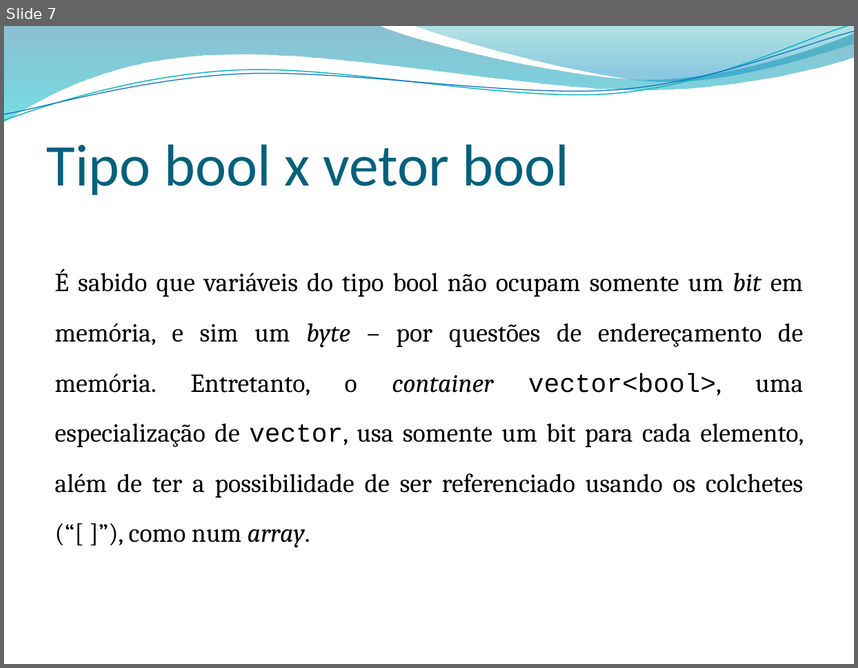
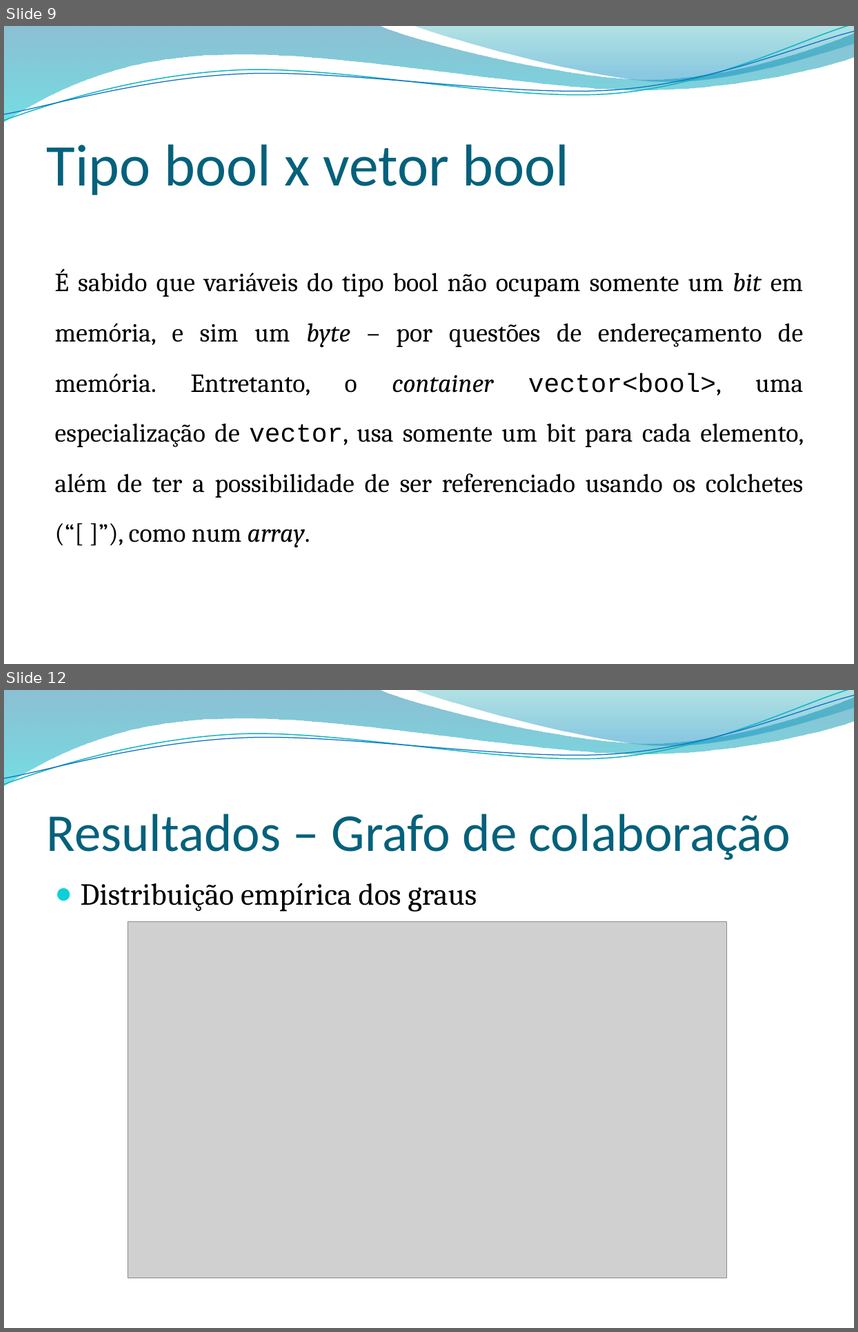
Before and after one commit to jonathanaugusto/grafos2011, a slide deck: apresentacao.pptx. Shown one above the other, each under a label of ours: slide 7 before the commit, slides 9 and 12 after it; the slides between them are not shown. The pictures are 858x668 and 858x1332 pixels, drawn with LibreOffice and Linux fonts; fonts in the diff are those of the drawing; grey boxes stand for pictures; background and template pictures are left out. Boxes give left, top, right and bottom in pixels: in the first picture for what was removed or moved away, otherwise in the second. Text is boxed around its words. In the diff, an @@ line names an element or a change of style, - is before the commit and + after.

```diff
--- a/apresentacao.pptx
+++ b/apresentacao.pptx
@@ slide 12 added at (4, 690, 854, 1328), background picture (left out); not listed: 4 template elements that a slide beside it also shows @@
@@ title added at (47, 814, 791, 860), 45 pt, text #04617B @@
+Resultados – Grafo de colaboração
@@ text added at (81, 883, 477, 911), 26 pt, text #000000 @@
+● Distribuição empírica dos graus
@@ picture added at (128, 922, 727, 1279) @@
@@ what was slide 7 is now slide 9 @@
```
Also in this commit, not shown: 11 other slides added, 1 slide removed.
